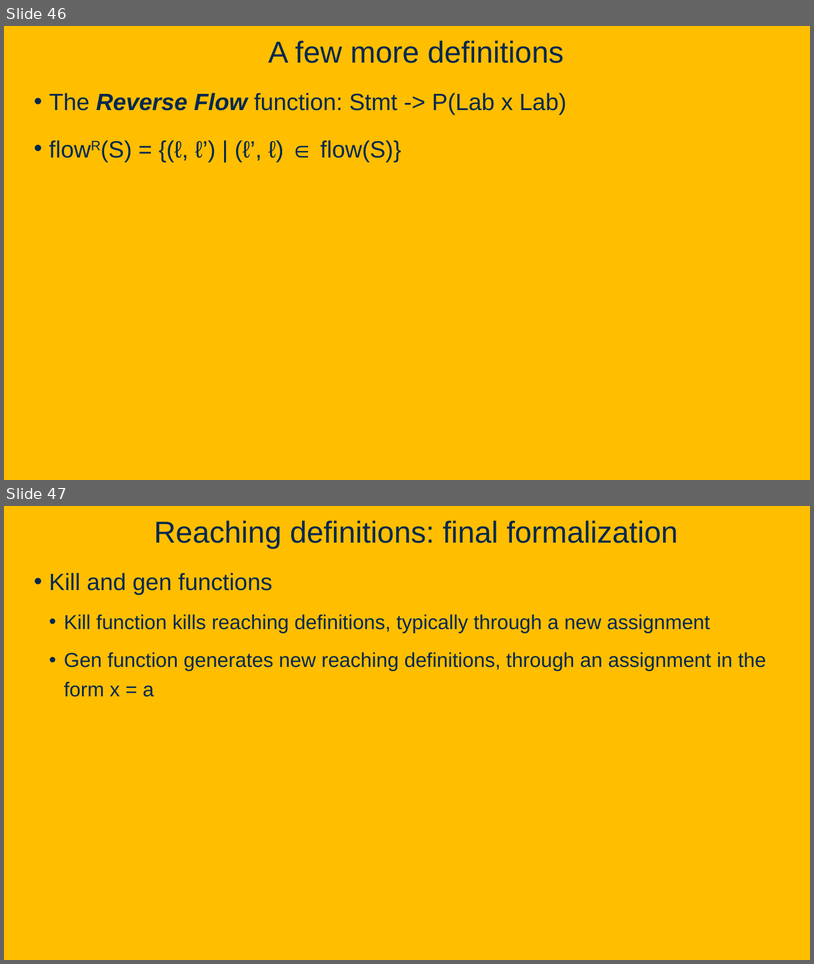
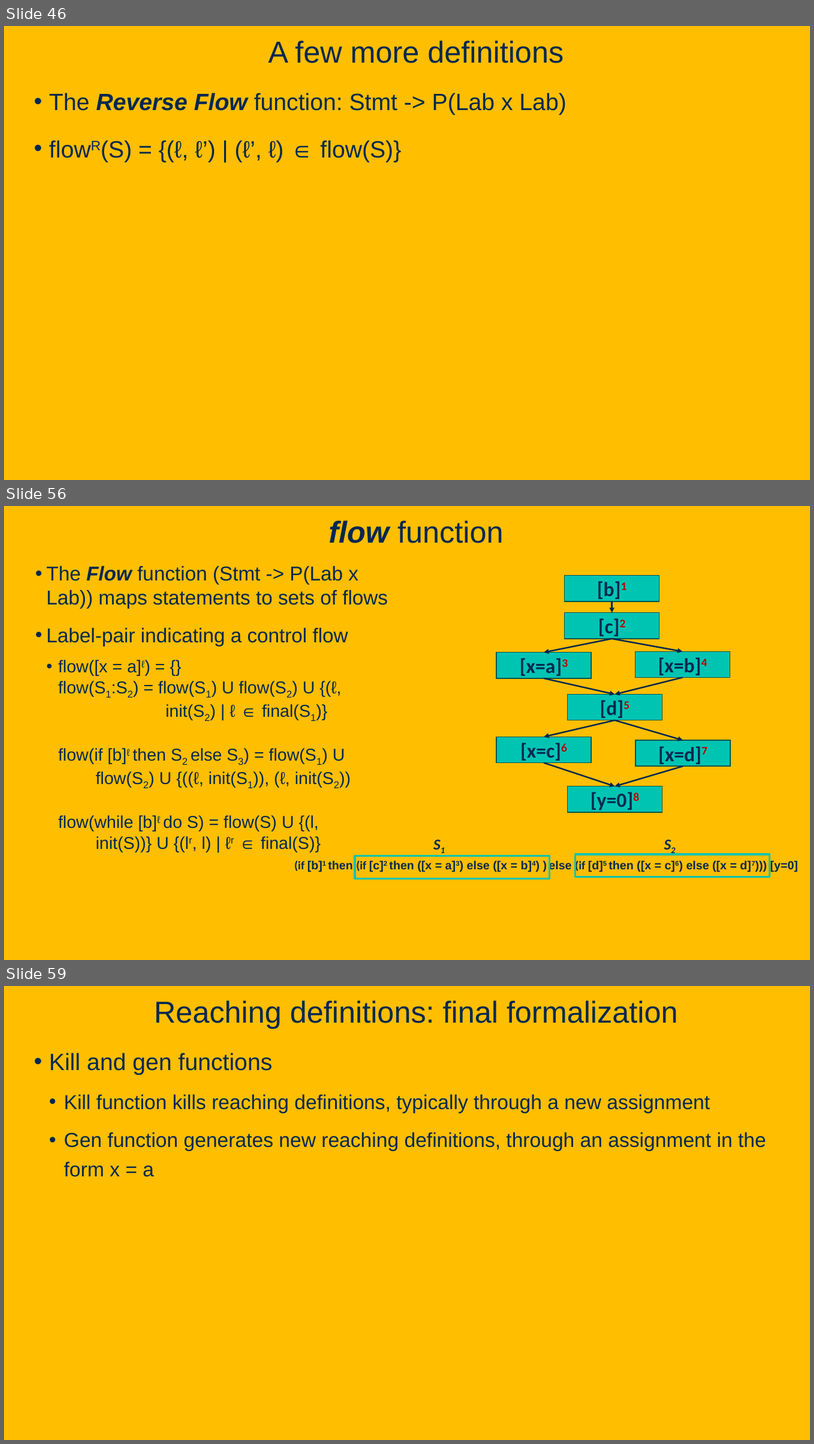
Before and after one commit to davsec-teaching/ECS289C-Spring2025, a slide deck: slides/3_data_flow_analysis.pptx. Shown one above the other, each under a label of ours: slides 46 and 47 before the commit, slides 46, 56 and 59 after it; the slides between them are not shown. The pictures are 814x964 and 814x1444 pixels, drawn with LibreOffice and Linux fonts; fonts in the diff are those of the drawing; background and template pictures are left out. Boxes give left, top, right and bottom in pixels: in the first picture for what was removed or moved away, otherwise in the second. Text is boxed around its words. In the diff, an @@ line names an element or a change of style, - is before the commit and + after.

```diff
--- a/slides/3_data_flow_analysis.pptx
+++ b/slides/3_data_flow_analysis.pptx
@@ slide 56 added at (4,506,810,960), background picture (left out) @@
@@ title added at (329,520,503,543), 36 pt, text #022850 @@
+flow function
@@ text added at (47,566,388,852), 20.4 pt, text #022850 @@
+• The Flow function (Stmt -> P(Lab x Lab)) maps statements to sets of flows
+• Label-pair indicating a control flow
+  • flow([x = a]ℓ) = {}
+    flow(S1:S2) = flow(S1) U flow(S2) U {(ℓ,
+    init(S2) | ℓ ∈ final(S1)}
+    flow(if [b]ℓ then S2 else S3) = flow(S1) U
+    flow(S2) U {((ℓ, init(S1)), (ℓ, init(S2))
+    flow(while [b]ℓ do S) = flow(S) U {(l,
+    init(S))} U {(lr, l) | ℓr ∈ final(S)}
@@ group added at (497,576,731,812): 9 arrows, 8 rectangles @@
+[b]1
+[c]2
+[x=a]3
+[x=b]4
+[d]5
+[x=c]6
+[x=d]7
+[y=0]8
@@ group added at (294,831,798,878): 3 texts, 2 rectangles @@
+(if [b]1 then (if [c]2 then ([x = a]3) else ([x = b]4) ) else (if [d]5 then ([x = c]6) else ([x = d]7))) [y=0]
+S1
+S2
@@ what was slide 47 is now slide 59 @@
```
Also in this commit, not shown: 5 slides changed, 14 other slides added, 1 other file.
